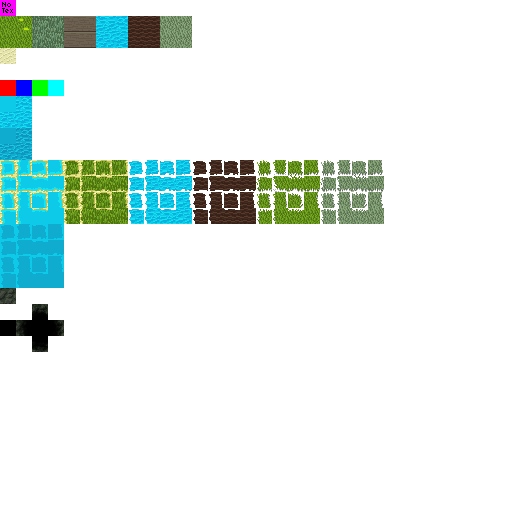
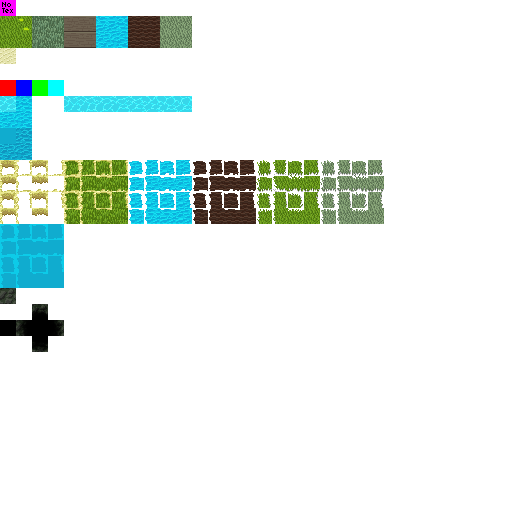
The second (512, 512) image is a revision of the first. Changes to its layers:
added layer "Layer 115" above "Layer 114" over (1, 161, 48, 216)
renamed "Layer 110" to "Layer 114", moved it above "Layer 113", painted on it over (0, 97, 186, 224)
removed layer "Layer 103" over (0, 96, 192, 224)
renamed "Layer 104" to "Layer 112", painted on it over (0, 96, 192, 224)
removed layer "Layer 108" over (0, 96, 64, 224)
